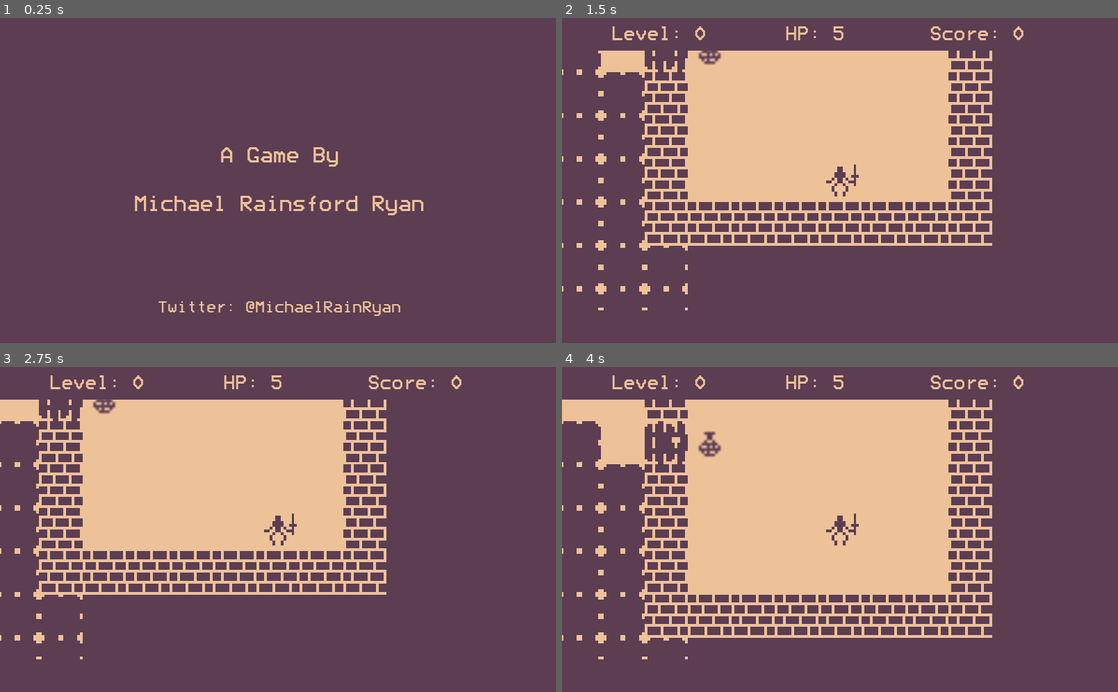
Above: before the commit, frames 1-4 (two rows, left to right).
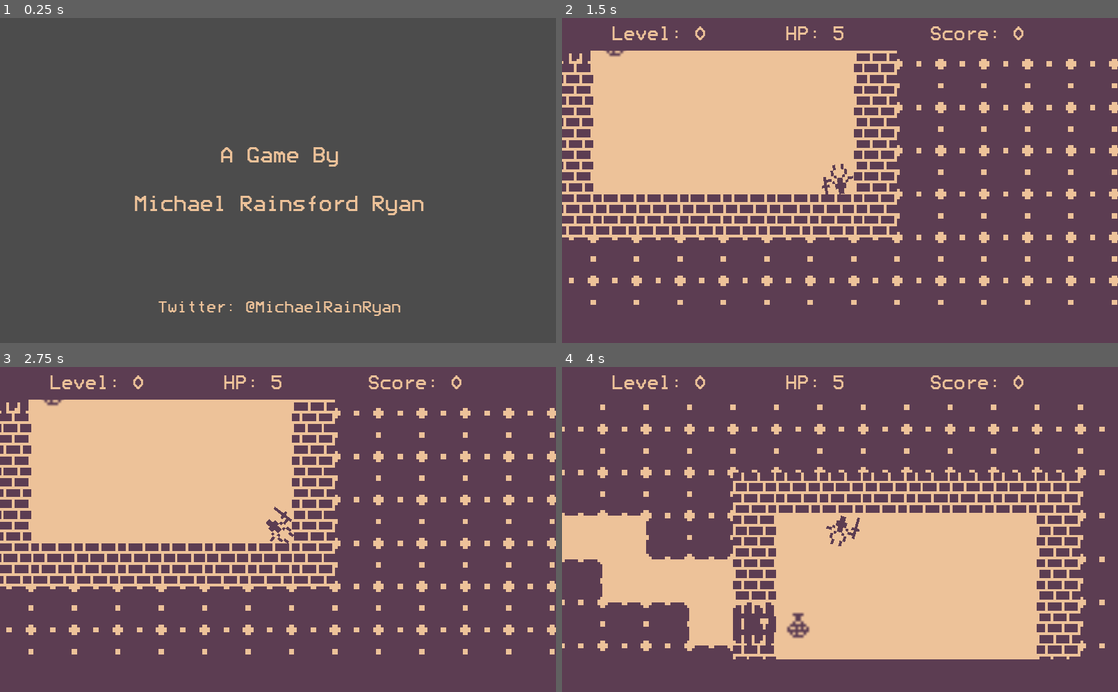
Above: after the commit, the same moments.

Repository: MichaelRRyan/Rogue-Shipwreck
Game: Godot game, scene res://Scenes/LicenceScene.tscn
Two runs of this game, one before a commit and one after it. Both use one fixed random seed, a clock stepped at 60 frames per second and the inputs below.
Inputs (mouse positions are in pixels of both pictures, inside the frame that each line leads up to):
- Up to frame 1 (0.25 s): no input
- Up to frame 2 (1.5 s): tap Enter (ui_accept) at 0.5, 0.77, 0.8, 1.07, 1.35 s; move the mouse to (962, 164) at 0.52 s; press the mouse at (962, 164) at 0.53 s; hold Right (move_right) 0.53-1.28 s; move the mouse to (728, 196) at 1.27 s; release the mouse at (728, 196) at 1.28 s; hold Down (move_down) from 1.28 s (still down)
- Up to frame 3 (2.75 s): tap Enter (ui_accept) at 1.52, 1.82, 2, 2.3 s; click (166, 545) at 1.55 s; move the mouse to (333, 458) at 2.02 s; release Down (move_down) at 2.03 s; press the mouse at (333, 458) at 2.03 s; hold Right (move_right) from 2.03 s (still down)
- Up to frame 4 (4 s): tap Enter (ui_accept) at 2.75, 3.02, 3.32 s; move the mouse to (812, 594) at 2.77 s; release Right (move_right) at 2.78 s; release the mouse at (812, 594) at 2.78 s; hold Up (move_up) 2.78-3.53 s; click (812, 594) at 2.85 s; move the mouse to (1006, 578) at 3.52 s; hold Left (move_left) from 3.53 s (still down); hold Enter (ui_accept) from 3.53 s (still down)

The runs differ from the first frame. In frame 2, 23% of the frame differs, in the area x 0-100%, y 10-90%; in frame 3, 17%; in frame 4, 40%, in the area x 0-98%, y 10-90%.

Commit message:
Changed player and enemy movement to continuous opposed to tile based. Changed player attack type to circle range. changed open door ability

Diff:
--- /dev/null
+++ b/Scenes/Circle.tscn
@@ -0,0 +1,8 @@
+[gd_scene load_steps=2 format=2]
+
+[ext_resource path="res://Scripts/Circle.gd" type="Script" id=1]
+
+[node name="Circle" type="Control"]
+anchor_right = 1.0
+anchor_bottom = 1.0
+script = ExtResource( 1 )
--- a/Scenes/Enemy.tscn
+++ b/Scenes/Enemy.tscn
@@ -1,19 +1,27 @@
-[gd_scene load_steps=3 format=2]
+[gd_scene load_steps=4 format=2]
 
 [ext_resource path="res://Scripts/Enemy.gd" type="Script" id=1]
 [ext_resource path="res://Sprites/Enemy.png" type="Texture" id=2]
 
-[node name="Enemy" type="Node2D"]
+[sub_resource type="CircleShape2D" id=1]
+radius = 6.0
+
+[node name="Enemy" type="KinematicBody2D" groups=[
+"Enemy",
+]]
 visible = false
 script = ExtResource( 1 )
 
 [node name="Sprite" type="Sprite" parent="."]
 texture = ExtResource( 2 )
-centered = false
 hframes = 2
 
 [node name="HPBar" type="ColorRect" parent="."]
-margin_top = 16.0
-margin_right = 16.0
-margin_bottom = 18.0
+margin_left = -8.0
+margin_top = 8.0
+margin_right = 8.0
+margin_bottom = 10.0
 color = Color( 0.364706, 0.243137, 0.32549, 1 )
+
+[node name="CollisionShape2D" type="CollisionShape2D" parent="."]
+shape = SubResource( 1 )
--- a/Scenes/Game.tscn
+++ b/Scenes/Game.tscn
@@ -36,7 +36,6 @@
 [node name="Player" parent="." instance=ExtResource( 3 )]
 
 [node name="Camera2D" type="Camera2D" parent="Player"]
-position = Vector2( 8, 8 )
 current = true
 zoom = Vector2( 0.2, 0.2 )
 drag_margin_left = 0.0
@@ -194,8 +193,8 @@
 
 [node name="PauseMenu" parent="CanvasLayer" instance=ExtResource( 7 )]
 visible = false
-[connection signal="action_taken" from="Player" to="." method="_on_Player_action_taken"]
 [connection signal="died" from="Player" to="." method="_on_Player_died"]
+[connection signal="moved" from="Player" to="." method="_on_Player_moved"]
 [connection signal="reached_stairs" from="Player" to="." method="_on_Player_reached_stairs"]
 [connection signal="pressed" from="CanvasLayer/EndScreen/Button" to="." method="_on_Button_pressed"]
 [connection signal="pressed" from="CanvasLayer/EndScreen/Exit" to="." method="_on_Exit_pressed"]
--- a/Scenes/Player.tscn
+++ b/Scenes/Player.tscn
@@ -1,17 +1,30 @@
-[gd_scene load_steps=4 format=2]
+[gd_scene load_steps=6 format=2]
 
 [ext_resource path="res://Scripts/Player.gd" type="Script" id=1]
 [ext_resource path="res://Sprites/Player.png" type="Texture" id=2]
 [ext_resource path="res://Sprites/impairment - Copy.png" type="Texture" id=3]
 
-[node name="Player" type="Node2D"]
+[sub_resource type="CircleShape2D" id=1]
+radius = 5.0
+
+[sub_resource type="CircleShape2D" id=2]
+radius = 6.0
+
+[node name="Player" type="KinematicBody2D"]
 script = ExtResource( 1 )
 
 [node name="Sprite" type="Sprite" parent="."]
 texture = ExtResource( 2 )
-centered = false
 
 [node name="Impairment" type="Sprite" parent="."]
 visible = false
-position = Vector2( 8, 8 )
 texture = ExtResource( 3 )
+
+[node name="CollisionShape2D" type="CollisionShape2D" parent="."]
+shape = SubResource( 1 )
+
+[node name="Area2D" type="Area2D" parent="."]
+
+[node name="CollisionShape2D2" type="CollisionShape2D" parent="Area2D"]
+position = Vector2( 5, 0 )
+shape = SubResource( 2 )
--- /dev/null
+++ b/Scripts/Circle.gd
@@ -0,0 +1,14 @@
+extends Control
+
+var position = Vector2(0, 0)
+var radius = 0
+var color = Color(0, 0, 0)
+
+func init(t_position, t_radius, t_color):
+	position = t_position
+	radius = t_radius
+	color = t_color
+	update()
+
+func _draw():
+	draw_circle(position, radius, color)
--- a/Scripts/Enemy.gd
+++ b/Scripts/Enemy.gd
@@ -1,16 +1,25 @@
-extends Node2D
+extends KinematicBody2D
+
+signal died
 
 var tile
 var full_hp = 0
 var hp = 0
 var dead = 0
+var pathfinding_ref
+var player_ref
+var circles = []
 
-func init(enemy_level, tile_pos):
+onready var Circle = preload("res://Scenes/Circle.tscn")
+
+func init(enemy_level, tile_pos, pathfinding, player):
 		full_hp = 1 + enemy_level * 2
 		hp = full_hp
 		tile = tile_pos
 		$Sprite.frame = enemy_level
 		position = tile * 16
+		pathfinding_ref = pathfinding
+		player_ref = player
 
 func take_damage(dmg):
 	if dead:
@@ -21,27 +30,34 @@
 
 	if hp == 0:
 		dead = true
+		emit_signal("died")
 
-func act(pathfinding, enemies, player):
+func _physics_process(_delta):
 	if !visible || dead:
 		return
 
-	var my_point = pathfinding.get_closest_point(Vector3(tile.x, tile.y, 0))
-	var player_point = pathfinding.get_closest_point(Vector3(player.tile.x, player.tile.y, 0))
-	var path = pathfinding.get_point_path(my_point, player_point)
+	var my_point = pathfinding_ref.get_closest_point(Vector3(tile.x, tile.y, 0))
+	var player_point = pathfinding_ref.get_closest_point(Vector3(player_ref.tile.x, player_ref.tile.y, 0))
+	var path = pathfinding_ref.get_point_path(my_point, player_point)
+
 	if path:
-		assert(path.size() > 1)
-		var move_tile = Vector2(path[1].x, path[1].y)
+		if path.size() > 2:
+			var target_point = Vector2(path[1].x * 16, path[1].y * 16) + Vector2(8, 8)
+			var velocity = (target_point - position).normalized() * 80
+			velocity = move_and_slide(velocity)
+			tile = Vector2(int(position.x / 16), int(position.y / 16))
 
-		if move_tile == player.tile:
-			player.damage(1)
-		else:
-			var blocked = false
-			for enemy in enemies:
-				if enemy.tile == move_tile:
-					blocked = true
-					break
+			#draw_path()
 
-			if !blocked:
-				tile = move_tile
-				position = tile * 16
+func draw_path(path):
+	for circle in circles:
+		circle.queue_free()
+	circles.clear()
+
+	for step in path:
+		var step_pos =  Vector2(step.x * 16 + 8, step.y * 16 + 8) - position
+
+		var new_circle = Circle.instance()
+		new_circle.init(step_pos, 1, Color(255, 0, 0))
+		add_child(new_circle)
+		circles.append(new_circle)
--- a/Scripts/Game.gd
+++ b/Scripts/Game.gd
@@ -44,7 +44,7 @@
 			$CanvasLayer/PauseMenu.appear()
 			return
 
-		player.handle_input(event)
+		#player.handle_input(event)
 
 func next_level():
 
@@ -71,7 +71,8 @@
 
 	for position in enemy_spawns:
 		var enemy = EnemyScene.instance()
-		enemy.init(randi() % 2, position)
+		enemy.init(randi() % 2, position, enemy_pathfinding, player)
+		enemy.connect("died", self, "_on_Enemy_died", [enemy])
 		add_child(enemy)
 		enemies.append(enemy)
 
@@ -113,26 +114,6 @@
 
 func tile_to_pixel_center(x, y):
 	return Vector2((x + 0.5) * TILE_SIZE, (y + 0.5) * TILE_SIZE)
-
-func _on_Player_action_taken():
-	var removal_queue = []
-
-	for enemy in enemies:
-		enemy.act(enemy_pathfinding, enemies, player)
-		if enemy.dead:
-			removal_queue.append(enemy)
-			player.score += 10 * enemy.full_hp
-
-			# Drop items
-			var random = randi() % 3
-			if random > 0:
-				level.add_new_random_item(enemy.tile.x, enemy.tile.y)
-
-	for enemy in removal_queue:
-		enemies.erase(enemy)
-		enemy.queue_free()
-
-	call_deferred("update_visuals")
 
 func _on_Player_reached_stairs():
 	level_num += 1
@@ -177,4 +158,18 @@
 	game_paused = false
 
 func _on_Exit_pressed():
-	get_tree().change_scene("res://Scenes/TitleScene.tscn")
+	if get_tree().change_scene("res://Scenes/TitleScene.tscn") != OK:
+		print ("An unexpected error occured when trying to switch to the TitleScene scene")
+
+func _on_Player_moved():
+	call_deferred("update_visuals")
+
+func _on_Enemy_died(enemy):
+	enemies.erase(enemy)
+	enemy.queue_free()
+	player.score += 10 * enemy.full_hp
+
+	# Drop items
+	var random = randi() % 3
+	if random > 0:
+		level.add_new_random_item(enemy.tile.x, enemy.tile.y)
--- a/Scripts/LicenceScene.gd
+++ b/Scripts/LicenceScene.gd
@@ -4,8 +4,10 @@
 
 func _input(event):
 	if event.is_action_pressed("ui_accept") || event.is_action_pressed("mouse_click"):
-		get_tree().change_scene("res://Scenes/TitleScene.tscn")
+		if get_tree().change_scene("res://Scenes/TitleScene.tscn") != OK:
+			print ("An unexpected error occured when trying to switch to the TitleScene scene")
 
-func _process(delta):
+func _process(_delta):
 	if OS.get_ticks_msec() - start_time> 2000:
-		get_tree().change_scene("res://Scenes/TitleScene.tscn")
+		if  get_tree().change_scene("res://Scenes/TitleScene.tscn") != OK:
+			print ("An unexpected error occured when trying to switch to the TitleScene scene")
--- a/Scripts/PauseMenu.gd
+++ b/Scripts/PauseMenu.gd
@@ -16,4 +16,5 @@
 	emit_signal("restarted")
 
 func _on_Exit_pressed():
-	get_tree().change_scene("res://Scenes/TitleScene.tscn")
+	if get_tree().change_scene("res://Scenes/TitleScene.tscn") != OK:
+		print ("An unexpected error occured when trying to switch to the TitleScene scene")
--- a/Scripts/Player.gd
+++ b/Scripts/Player.gd
@@ -1,6 +1,6 @@
-extends Node2D
+extends KinematicBody2D
 
-signal action_taken
+signal moved
 signal reached_stairs
 signal died
 
@@ -50,47 +50,38 @@
 	position = tile * 16
 
 # -------------------------------------------------------------
-func handle_input(event):
-	if !event.is_pressed():
-		return
-
-	if event.is_action("move_left"):
-		try_move(-1, 0)
-	elif event.is_action("move_right"):
-		try_move(1, 0)
-	elif event.is_action("move_up"):
-		try_move(0, -1)
-	elif event.is_action("move_down"):
-		try_move(0, 1)
+func _input(event):
+	if event.is_action_pressed("mouse_click"):
+		var overlapping_bodies = $Area2D.get_overlapping_bodies()
+		if overlapping_bodies:
+			for body in overlapping_bodies:
+				if body != self:
+					if body.is_in_group("Enemy"):
+						body.take_damage(1)
 
 # -------------------------------------------------------------
-func try_move(dx, dy):
-	var x = tile.x + dx
-	var y = tile.y + dy
+func _physics_process(_delta):
+	var speed = 150
+	var velocity = Vector2.ZERO
 
-	var tile_type = TileType.Stone
-	tile_type = level_ref.get_tile(x, y)
+	if Input.is_action_pressed("move_left"):
+		velocity.x -= 1
+	if Input.is_action_pressed("move_right"):
+		velocity.x += 1
+	if Input.is_action_pressed("move_up"):
+		velocity.y -= 1
+	if Input.is_action_pressed("move_down"):
+		velocity.y += 1
 
-	match tile_type:
-		TileType.Ground:
-			var blocked = false
-			for enemy in enemies_ref:
-				if enemy.tile.x == x && enemy.tile.y == y:
-					enemy.take_damage(1)
-					blocked = true
-					break
+	if velocity.length_squared() != 0:
+		velocity = velocity.normalized() * speed
 
-			if !blocked:
-				set_tile(Vector2(x, y))
-				pickup_items()
+		velocity = move_and_slide(velocity)
 
-		TileType.Door:
-			level_ref.set_tile(x, y, TileType.Ground)
+		emit_signal("moved")
 
-		TileType.Stairs:
-			emit_signal("reached_stairs")
+	look_at(get_global_mouse_position())
 
-	emit_signal("action_taken")
 	if impaired_turns > 0:
 		impaired_turns -= 1
 		if impaired_turns == 0:
@@ -108,6 +99,31 @@
 		damage(1)
 		if poison_turns == 0:
 			status_bar_ref.get_node("Poisoned").visible = false
+
+	check_level_collisions()
+
+# -------------------------------------------------------------
+func check_level_collisions():
+	tile = Vector2(int(position.x / 16), int(position.y / 16))
+	var x = tile.x
+	var y = tile.y
+
+	var tile_type = level_ref.get_tile(x, y)
+
+	match tile_type:
+		TileType.Ground:
+			pickup_items()
+
+		TileType.Door:
+			level_ref.set_tile(x, y, TileType.Ground)
+
+		TileType.Stairs:
+			emit_signal("reached_stairs")
+
+	if Input.is_action_just_pressed("mouse_click"):
+		var mouse_tile = Vector2(int(get_global_mouse_position().x / 16), int(get_global_mouse_position().y / 16))
+		if level_ref.get_tile(mouse_tile.x, mouse_tile.y) == TileType.Door:
+			level_ref.set_tile(mouse_tile.x, mouse_tile.y, TileType.Ground)
 
 # -------------------------------------------------------------
 func pickup_items():
--- a/Scripts/TitleScene.gd
+++ b/Scripts/TitleScene.gd
@@ -4,7 +4,8 @@
 	$PlayButton.grab_focus()
 
 func _on_PlayButton_pressed():
-	get_tree().change_scene("res://Scenes/Game.tscn")
+	if get_tree().change_scene("res://Scenes/Game.tscn") != OK:
+		print ("An unexpected error occured when trying to switch to the Game scene")
 
 func _on_ExitButton_pressed():
 	get_tree().quit()
--- a/project.godot
+++ b/project.godot
@@ -70,5 +70,4 @@
 
 [rendering]
 
-environment/default_clear_color=Color( 0.364706, 0.243137, 0.32549, 1 )
 environment/default_environment="res://default_env.tres"
